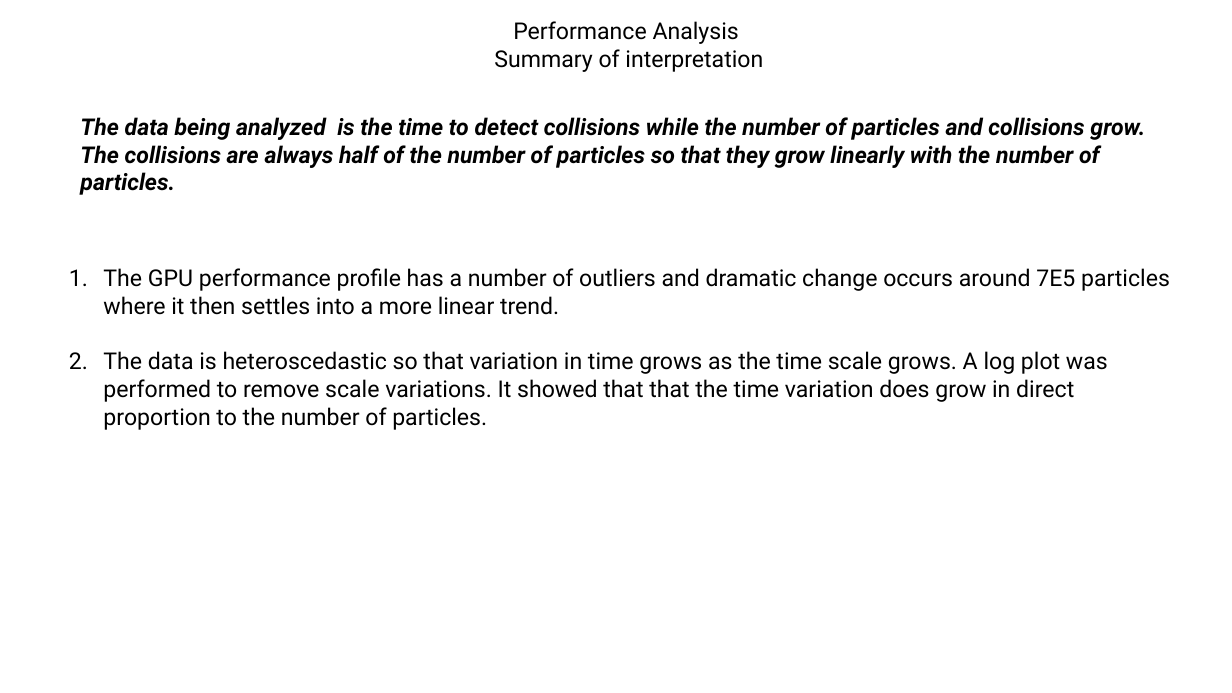
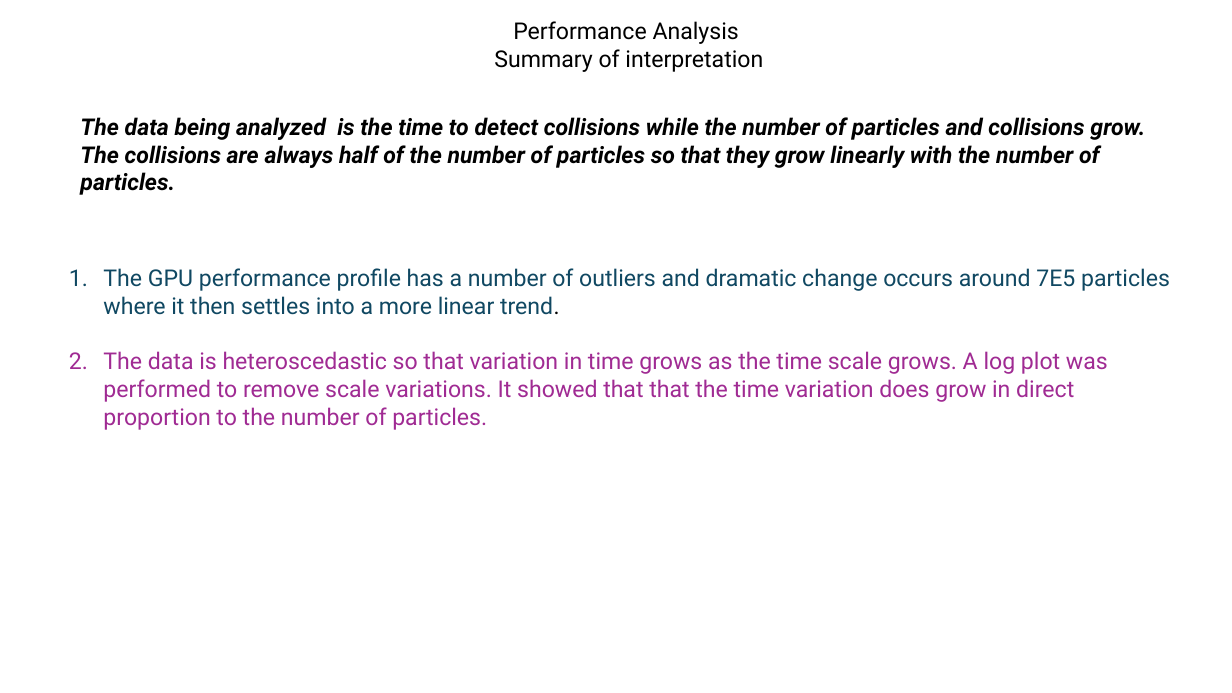
Before and after one commit to fieldparticle/gPCD, a slide deck: slide 4 of python/cfg_reports/worksheets/gPCD Data Anaylisis.pptx. Drawn at 1232x693 pixels with LibreOffice and Linux fonts; fonts in the diff are those of the drawing. Boxes give left, top, right and bottom in pixels: in the first picture for what was removed or moved away, otherwise in the second. Text is boxed around its words. In the diff, an @@ line names an element or a change of style, - is before the commit and + after.

```diff
--- a/python/cfg_reports/worksheets/gPCD Data Anaylisis.pptx
+++ b/python/cfg_reports/worksheets/gPCD Data Anaylisis.pptx
@@ text "The GPU performance profile has ..." at <box>103,268,1170,430</box>: text colour #000000 to #104862 in "The GPU performance profile has a number ..."; text colour #000000 to #A02B93 in "The data is heteroscedastic so that variation ..." @@
```
Also in this commit, not shown: 5 other slides changed, 2 slides added, 37 other files.
